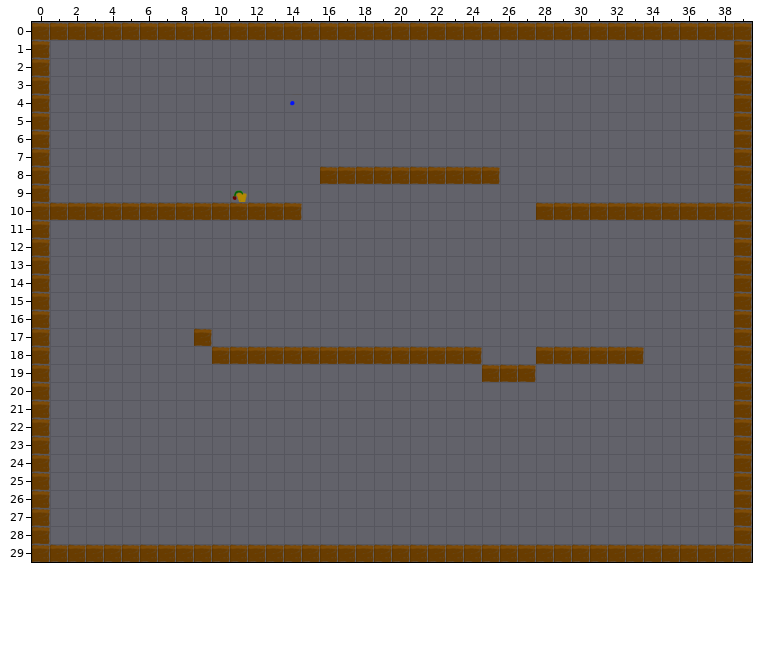
Tiled map (JSON): levels/level1.json. The picture above is the old version.
Cells are 40x40 px. Shown: x 0..39, y 0..29. Tiles whose own drawing changed are shown in their newer look in all pictures.
The same view after the edit:
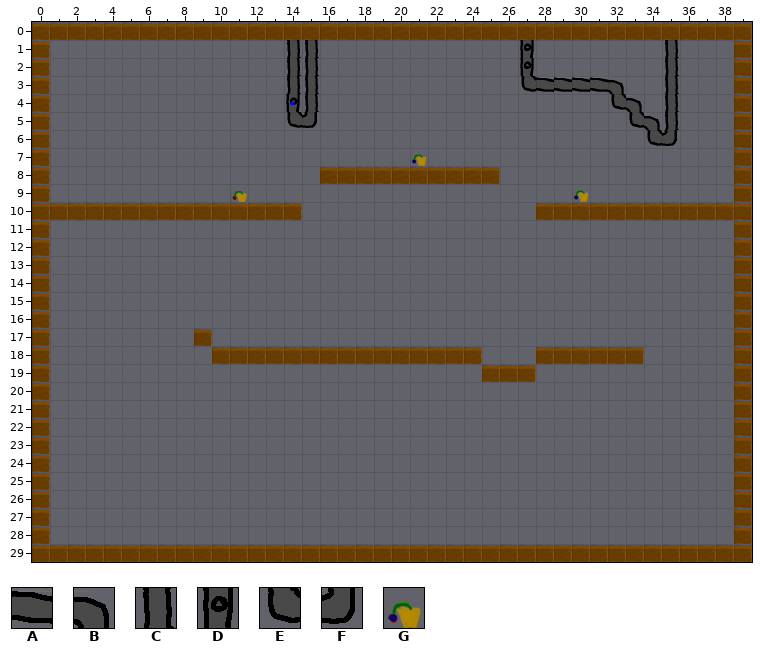
Key: from "wood": A 12, B 13, C 21, D 23, E 31, F 33, G 41.
_ is an empty cell.
Tiles of an added or newly shown layer are drawn over the layers below it.
Changes in this commit:
{"where": "layer \"background\" (added)"}
{"y":1,"x":14,"old":"__","new":"CC"}
{"y":1,"x":27,"old":"_","new":"D"}
{"y":1,"x":35,"old":"_","new":"C"}
{"y":2,"x":14,"old":"__","new":"CC"}
{"y":2,"x":27,"old":"_","new":"D"}
{"y":2,"x":35,"old":"_","new":"C"}
{"y":3,"x":14,"old":"__","new":"CC"}
{"y":3,"x":27,"old":"______","new":"EAAAAB"}
{"y":3,"x":35,"old":"_","new":"C"}
{"y":4,"x":14,"old":"__","new":"DC"}
{"y":4,"x":32,"old":"__","new":"EB"}
{"y":4,"x":35,"old":"_","new":"C"}
{"y":5,"x":14,"old":"__","new":"EF"}
{"y":5,"x":33,"old":"___","new":"EBC"}
{"y":6,"x":34,"old":"__","new":"EF"}
{"where": "layer \"plants\""}
{"y":7,"x":21,"old":"_","new":"G"}
{"y":9,"x":30,"old":"_","new":"G"}
